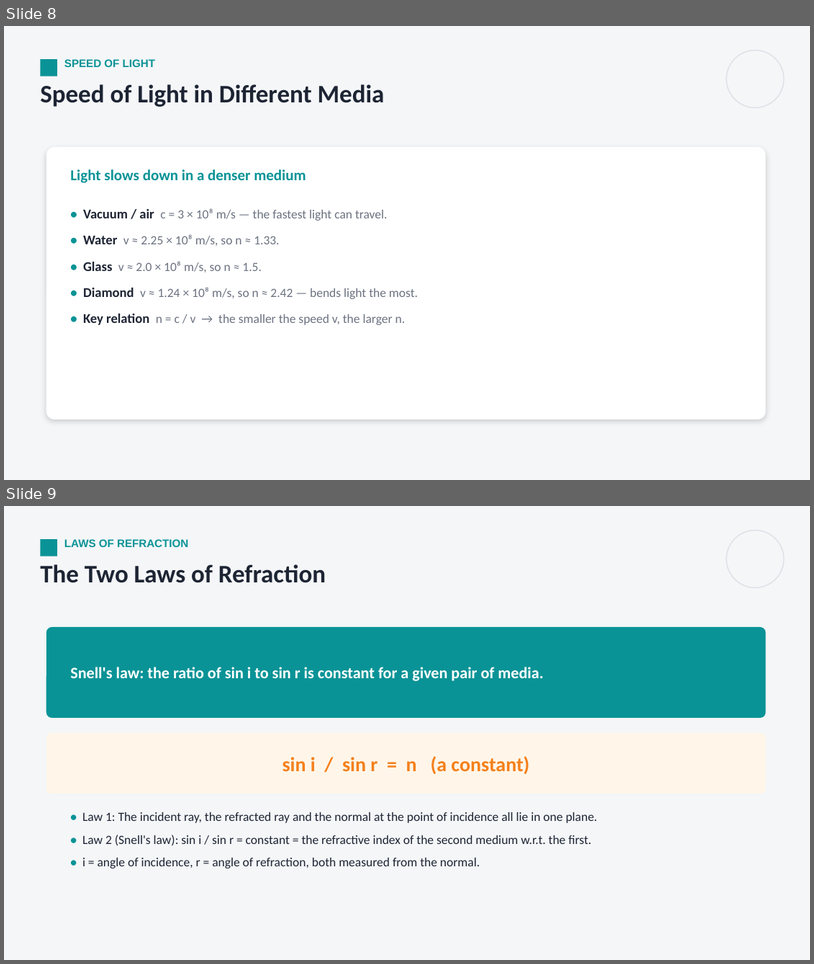
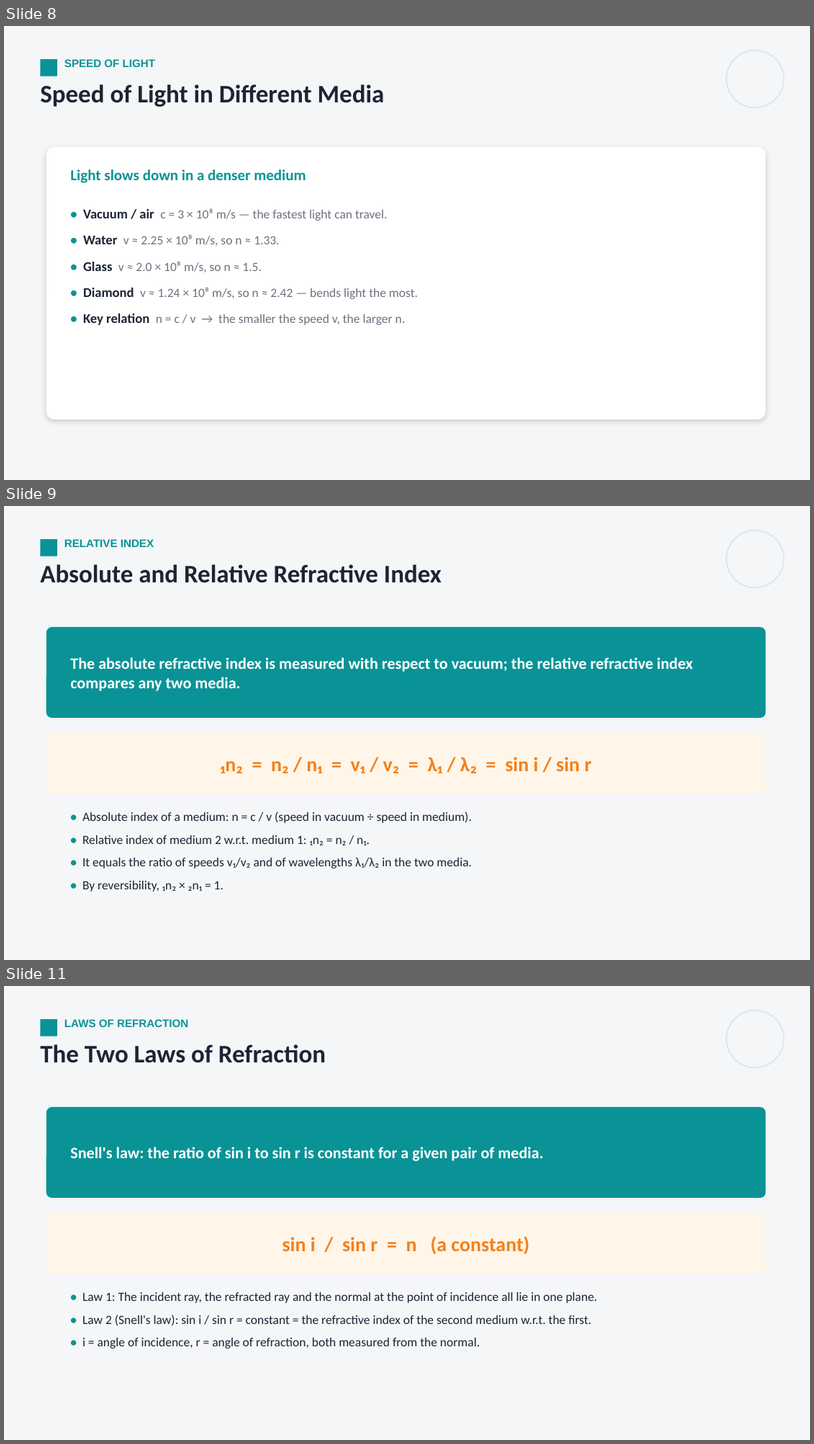
Before and after one commit to parmeshwars2911/MyFirstAR, a slide deck: ppt/Grade10/G10_S34_Refraction_at_Plane_Surfaces_1.pptx. Shown one above the other, each under a label of ours: slides 8 and 9 before the commit, slides 8, 9 and 11 after it; the slides between them are not shown. The pictures are 814x964 and 814x1444 pixels, drawn with LibreOffice and Linux fonts; fonts in the diff are those of the drawing. Boxes give left, top, right and bottom in pixels: in the first picture for what was removed or moved away, otherwise in the second. Text is boxed around its words. In the diff, an @@ line names an element or a change of style, - is before the commit and + after.

```diff
--- a/ppt/Grade10/G10_S34_Refraction_at_Plane_Surfaces_1.pptx
+++ b/ppt/Grade10/G10_S34_Refraction_at_Plane_Surfaces_1.pptx
@@ slide 9 added at [4,506,810,960], background #F4F6F8 @@
@@ rectangle added at [40,539,57,556], fill #0A9396 @@
@@ text added at [64,539,154,547], 13 pt, text #0A9396, bold @@
+RELATIVE INDEX
@@ ellipse added at [727,530,784,587], outline #DDE2E8 1.25 pt @@
@@ text added at [40,564,442,583], 30 pt, text #1D2433, bold @@
+Absolute and Relative Refractive Index
@@ rounded rectangle added at [46,627,766,718], fill #0A9396 @@
@@ text added at [70,657,693,691], 19 pt, text #FFFFFF, bold @@
+The absolute refractive index is measured with respect to vacuum; the relative refractive index compares any two media.
@@ rounded rectangle added at [46,733,766,793], fill #FFF6E9 @@
@@ text added at [220,757,592,773], 24 pt, text #F4801A, bold @@
+₁n₂ = n₂ / n₁ = v₁ / v₂ = λ₁ / λ₂ = sin i / sin r
@@ text added at [82,811,472,891], 15 pt, text #1D2433 @@
+• Absolute index of a medium: n = c / v (speed in vacuum ÷ speed in medium).
+• Relative index of medium 2 w.r.t. medium 1: ₁n₂ = n₂ / n₁.
+• It equals the ratio of speeds v₁/v₂ and of wavelengths λ₁/λ₂ in the two media.
+• By reversibility, ₁n₂ × ₂n₁ = 1.
@@ what was slide 9 is now slide 11 @@
```
Also in this commit, not shown: 2 slides changed, 8 other slides added, 3 other files.
